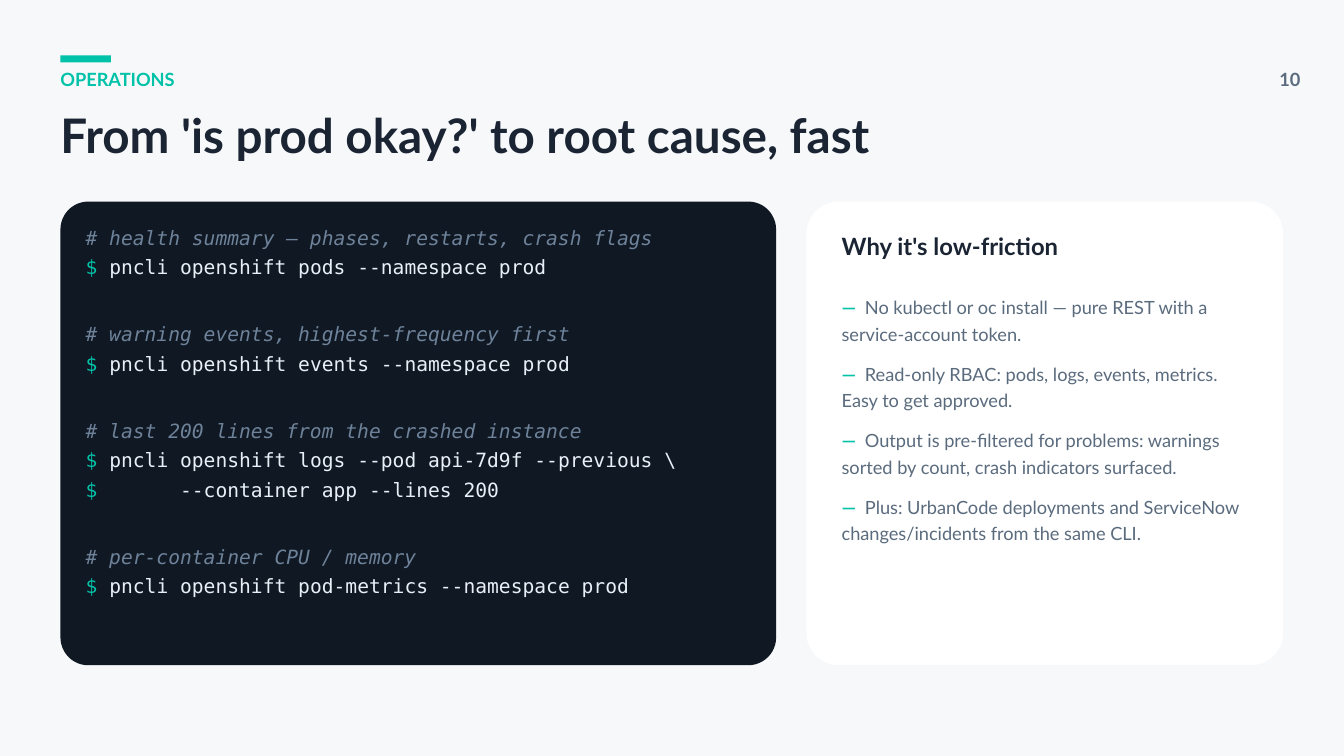
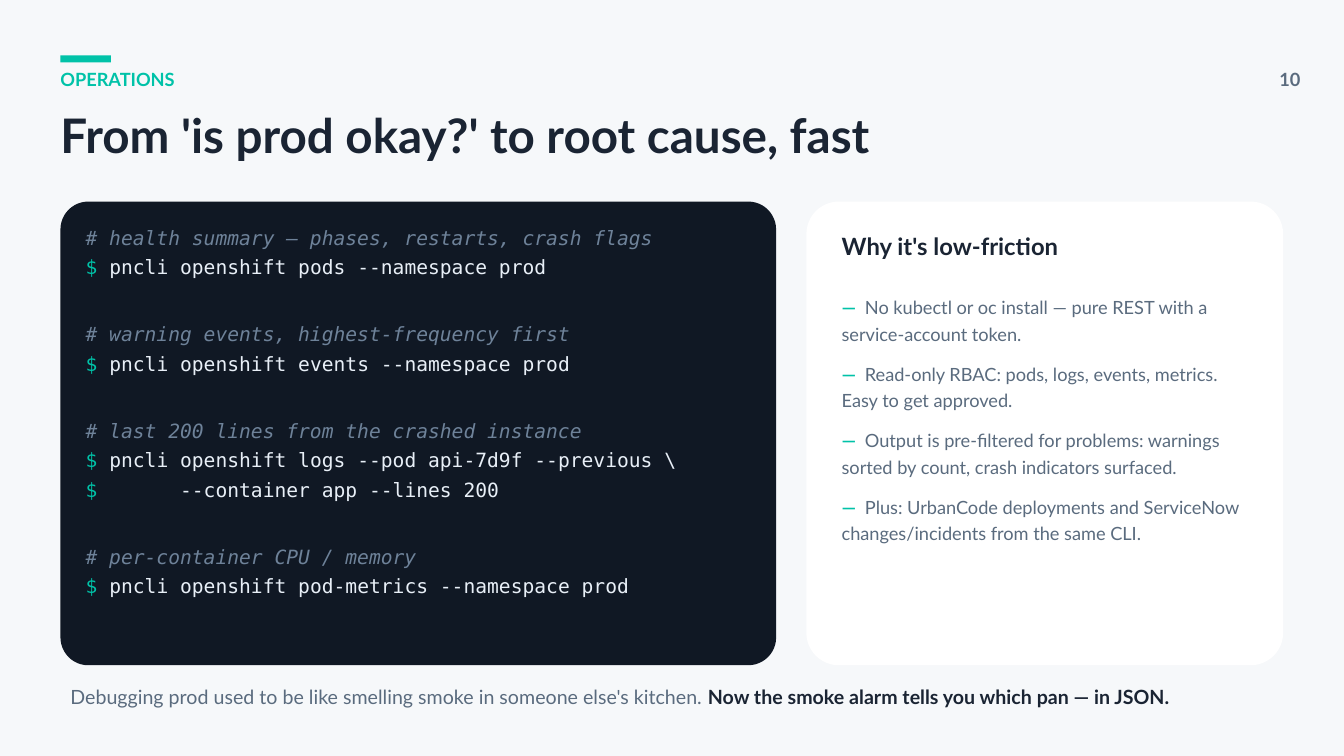
Before and after one commit to r1d20/Buddy, a slide deck: slide 10 of pncli-overview.pptx. Drawn at 1344x756 pixels with LibreOffice and Linux fonts; fonts in the diff are those of the drawing. Boxes give left, top, right and bottom in pixels: in the first picture for what was removed or moved away, otherwise in the second. Text is boxed around its words. In the diff, an @@ line names an element or a change of style, - is before the commit and + after.

```diff
--- a/pncli-overview.pptx
+++ b/pncli-overview.pptx
@@ text added at box(70, 689, 1169, 708), 14 pt, text #5A6B7E @@
+Debugging prod used to be like smelling smoke in someone else's kitchen. Now the smoke alarm tells you which pan — in JSON.
```
Also in this commit, not shown: 3 other slides changed.
